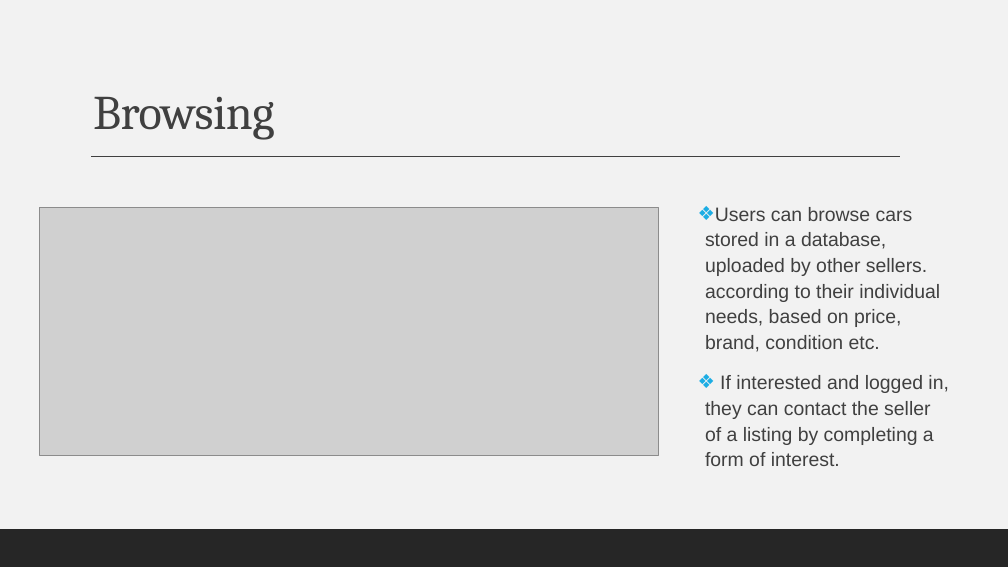
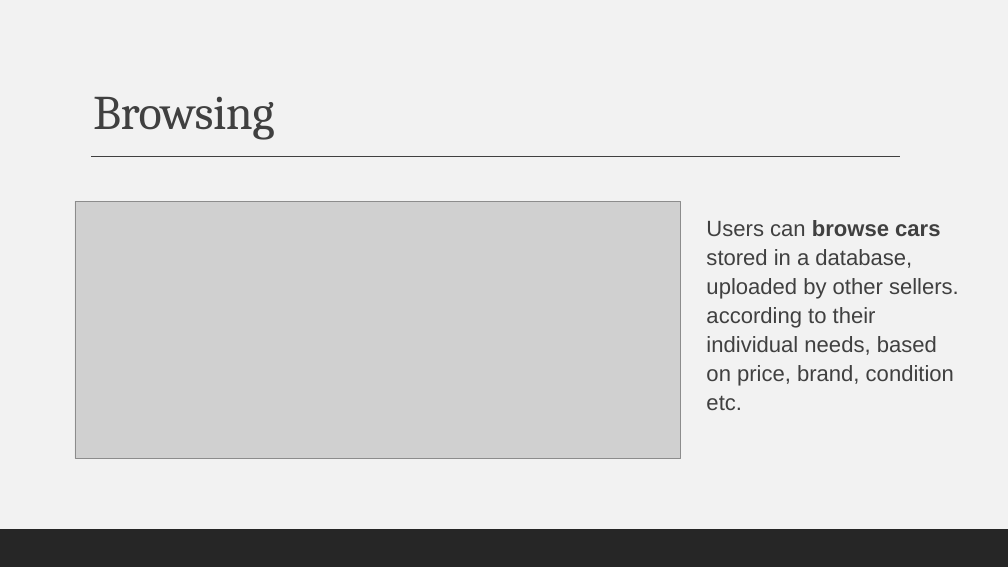
Before and after one commit to AndreiGhita2002/WAD_Car_Market, a slide deck: slide 5 of Presentation.pptx. Drawn at 1008x567 pixels with LibreOffice and Linux fonts; fonts in the diff are those of the drawing; grey boxes stand for pictures. Boxes give left, top, right and bottom in pixels: in the first picture for what was removed or moved away, otherwise in the second. Text is boxed around its words. In the diff, an @@ line names an element or a change of style, - is before the commit and + after.

```diff
--- a/Presentation.pptx
+++ b/Presentation.pptx
@@ picture: place and size @@
-picture at box(39, 208, 659, 456)
+picture at box(75, 201, 681, 458)
@@ text "Users can browse cars stored ...": place and size @@
-text "Users can browse cars stored ..." at box(705, 207, 948, 466)
+text "Users can browse cars stored ..." at box(706, 220, 959, 410)
@@ text "Users can browse cars stored ..." at box(706, 220, 959, 410): size 18.5 to 21 pt; bold on in "browse cars"; bullet ❖ to none @@
@@ text at box(705, 375, 948, 466): paragraph removed @@
-❖ If interested and logged in, they can contact the seller of a listing by completing a form of interest.
```
Also in this commit, not shown: 4 other slides changed, 8 slides added, 3 other files.
